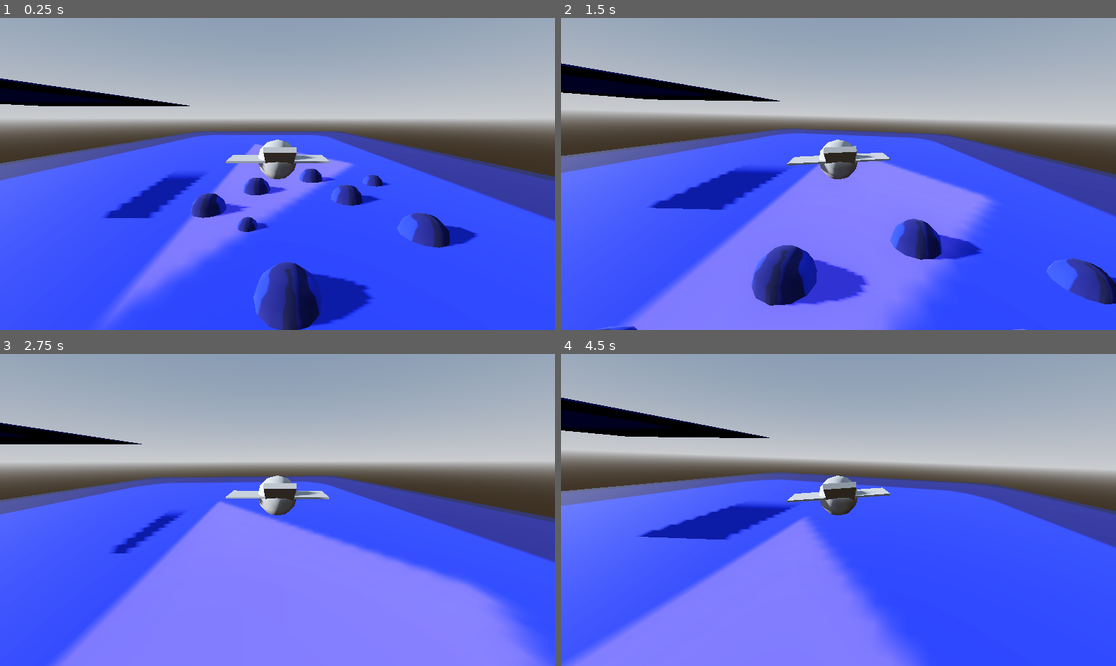
Above: before the commit, frames 1-4 (two rows, left to right).
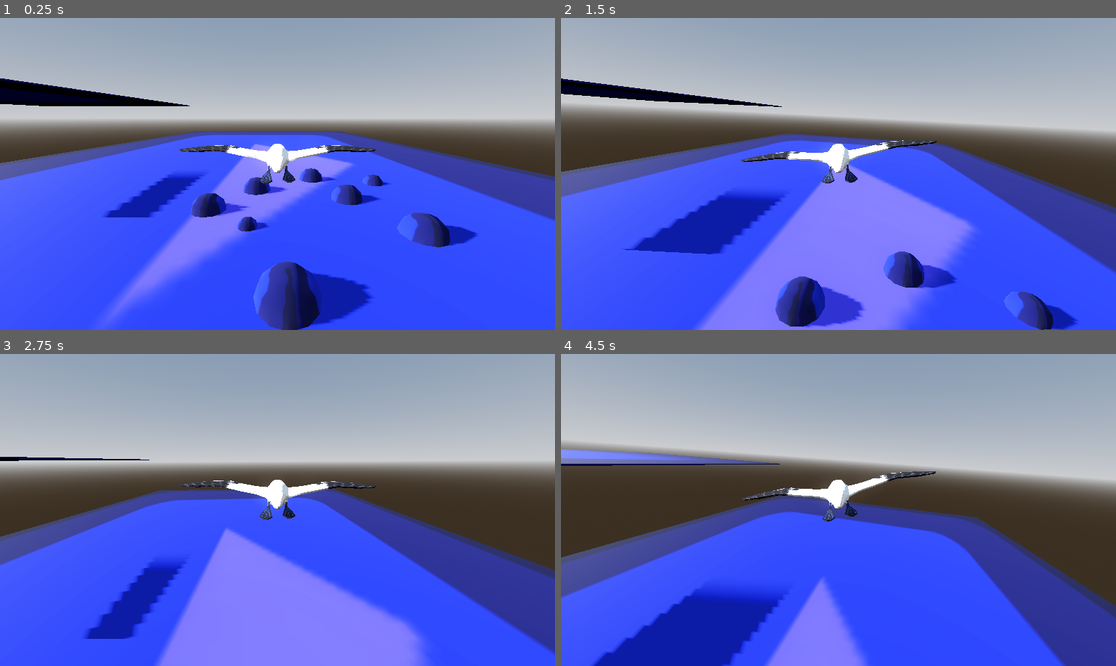
Above: after the commit, the same moments.

Repository: dreamfunicular/trianglegamejam26
Game: Godot game, scene res://BirdTestEnv.tscn
Two runs of this game, one before a commit and one after it. Both use one fixed random seed, a clock stepped at 60 frames per second and the inputs below. The project has no main scene, so this scene is started directly. The engine's default icon, where the game draws it, is replaced by a stand-in: a white triangle on a blue panel in a dark square.
Inputs (mouse positions are in pixels of both pictures, inside the frame that each line leads up to):
- Up to frame 1 (0.25 s): no input
- Up to frame 2 (1.5 s): tap Enter (ui_accept) at 0.5, 0.6, 0.77, 1.07, 1.35 s; move the mouse to (866, 174) at 0.52 s; move the mouse to (810, 174) at 1.27 s
- Up to frame 3 (2.75 s): tap Enter (ui_accept) at 1.52, 1.82, 2.1 s; move the mouse to (288, 503) at 2.02 s
- Up to frame 4 (4.5 s): move the mouse to (832, 516) at 2.77 s; tap Enter (ui_accept) at 2.85, 3.02, 3.32, 3.6, 3.77, 4.07, 4.35 s; move the mouse to (877, 513) at 3.52 s; move the mouse to (794, 506) at 4.27 s

The runs differ from the first frame. In frame 1, 1.9% of the frame differs, in the area x 0-100%, y 19-100%; in frame 2, 36%; in frame 3, 35%; in frame 4, 46%, in the area x 0-100%, y 14-100%.

Commit message:
anim start

Diff:
--- /dev/null
+++ b/Objects/Player/Gannet/GannetModel.tscn
@@ -0,0 +1,62 @@
+[gd_scene load_steps=10 format=3 uid="uid://bbs4qg2o8ouf0"]
+
+[ext_resource type="PackedScene" uid="uid://clijbc83dvs46" path="res://Objects/Player/Gannet/Gannet.glb" id="1_f44ki"]
+[ext_resource type="Script" uid="uid://cr3fg27t5ir3a" path="res://Objects/Player/Gannet/gannet_model.gd" id="2_2yy71"]
+
+[sub_resource type="AnimationNodeAnimation" id="AnimationNodeAnimation_2yy71"]
+animation = &"Flap"
+
+[sub_resource type="AnimationNodeBlend2" id="AnimationNodeBlend2_f44ki"]
+
+[sub_resource type="AnimationNodeAnimation" id="AnimationNodeAnimation_de2vh"]
+animation = &"ArmatureAction"
+
+[sub_resource type="AnimationNodeAnimation" id="AnimationNodeAnimation_qqojt"]
+animation = &"Dive"
+
+[sub_resource type="AnimationNodeAnimation" id="AnimationNodeAnimation_8o1uc"]
+animation = &"ArmatureAction"
+
+[sub_resource type="AnimationNodeBlendSpace1D" id="AnimationNodeBlendSpace1D_c3qew"]
+blend_point_0/node = SubResource("AnimationNodeAnimation_de2vh")
+blend_point_0/pos = -1.0
+blend_point_1/node = SubResource("AnimationNodeAnimation_qqojt")
+blend_point_1/pos = 0.0
+blend_point_2/node = SubResource("AnimationNodeAnimation_8o1uc")
+blend_point_2/pos = 1.0
+
+[sub_resource type="AnimationNodeBlendTree" id="AnimationNodeBlendTree_bqfct"]
+graph_offset = Vector2(-226.21167, 44.622124)
+nodes/output/position = Vector2(580, 180)
+nodes/Flight/node = SubResource("AnimationNodeBlendSpace1D_c3qew")
+nodes/Flight/position = Vector2(120, 140)
+nodes/Animation/node = SubResource("AnimationNodeAnimation_2yy71")
+nodes/Animation/position = Vector2(140, 340)
+nodes/Flapping/node = SubResource("AnimationNodeBlend2_f44ki")
+nodes/Flapping/position = Vector2(400, 160)
+node_connections = [&"output", 0, &"Flapping", &"Flapping", 0, &"Flight", &"Flapping", 1, &"Animation"]
+
+[node name="Gannet2" instance=ExtResource("1_f44ki")]
+script = ExtResource("2_2yy71")
+
+[node name="Skeleton3D" parent="Armature" index="0"]
+bones/0/position = Vector3(2.660761e-18, 0.01867144, 0.13660602)
+bones/1/position = Vector3(0.11648273, 0.1391724, 0.0075775674)
+bones/1/rotation = Quaternion(0.058740012, -0.02631928, -0.6146367, 0.7861797)
+bones/2/rotation = Quaternion(-0.06933947, 0.0070144474, -0.16006532, 0.98464304)
+bones/3/position = Vector3(2.95846e-16, 0.3842527, 0.0143469935)
+bones/3/rotation = Quaternion(-0.16721675, 6.601417e-17, 4.7042784e-17, 0.9859202)
+bones/4/rotation = Quaternion(-4.3689205e-08, 0.03186405, 0.9994922, -1.3928192e-09)
+bones/5/rotation = Quaternion(-0.998412, 3.725055e-16, -3.46354e-17, 0.05633404)
+bones/6/rotation = Quaternion(0.044610195, 0.0017532028, -0.03923113, 0.9982324)
+bones/7/position = Vector3(-0.11648273, 0.1391724, 0.0075775674)
+bones/7/rotation = Quaternion(0.058740012, 0.02631928, 0.6146367, 0.7861797)
+bones/8/rotation = Quaternion(-0.06933947, -0.0070144474, 0.16006532, 0.98464304)
+bones/9/rotation = Quaternion(-0.99659526, 3.7150545e-16, -4.498248e-17, 0.08245018)
+bones/10/rotation = Quaternion(0.044610195, -0.0017531994, 0.039231136, 0.9982324)
+
+[node name="AnimationTree" type="AnimationTree" parent="." index="2"]
+tree_root = SubResource("AnimationNodeBlendTree_bqfct")
+anim_player = NodePath("../AnimationPlayer")
+parameters/Flight/blend_position = 1.0
+parameters/Flapping/blend_amount = 0.0
--- /dev/null
+++ b/Objects/Player/Gannet/gannet_model.gd
@@ -0,0 +1,4 @@
+extends Node3D
+
+func get_anim_tree() -> AnimationTree:
+	return $AnimationTree
--- a/Objects/Player/Player.tscn
+++ b/Objects/Player/Player.tscn
@@ -1,19 +1,26 @@
-[gd_scene load_steps=3 format=3 uid="uid://soq3fq6874f5"]
+[gd_scene load_steps=4 format=3 uid="uid://soq3fq6874f5"]
 
 [ext_resource type="Script" uid="uid://biqy6yp0qk8r4" path="res://Objects/Player/player.gd" id="1_xhfnw"]
+[ext_resource type="PackedScene" uid="uid://bbs4qg2o8ouf0" path="res://Objects/Player/Gannet/GannetModel.tscn" id="2_oansn"]
 
 [sub_resource type="SphereShape3D" id="SphereShape3D_0rwas"]
 
 [node name="Player" type="CharacterBody3D"]
 script = ExtResource("1_xhfnw")
+flightBlendPath = "parameters/Flight/blend_position"
+flappingBlendPath = "parameters/Flapping/blend_amount"
 
 [node name="PlayerCollision" type="CollisionShape3D" parent="."]
 shape = SubResource("SphereShape3D_0rwas")
 
 [node name="PitchPivot" type="Node3D" parent="."]
 
+[node name="Gannet2" parent="PitchPivot" instance=ExtResource("2_oansn")]
+transform = Transform3D(3, 0, 0, 0, 3, 0, 0, 0, 3, 0, 0, 0)
+
 [node name="Placeholder" type="CSGCombiner3D" parent="PitchPivot"]
 transform = Transform3D(-4.371139e-08, 0, 1, 0, 1, 0, -1, 0, -4.371139e-08, 0, 0, 0)
+visible = false
 
 [node name="CSGSphere3D" type="CSGSphere3D" parent="PitchPivot/Placeholder"]
 
--- a/Objects/Player/player.gd
+++ b/Objects/Player/player.gd
@@ -1,23 +1,26 @@
 extends CharacterBody3D
 
-const GRAV = -9.8
+const GRAV = -15.0
 
 const CAMERA_ROLL_PERCENT = 0.5
 
-const ROLL_SENSE = 0.001
+const ROLL_SENSE = 0.002
 const ROLL_NORMALIZE_SPEED = 4
 
 const MOUSE_SENSE = 0.003
 
 @onready var pitch_pivot = $PitchPivot
 @onready var camera = $PitchPivot/Camera3D
-@onready var model = $PitchPivot/Placeholder
+@onready var model = $PitchPivot/Gannet2
 
 # Camera settings (COME BACK TO THESE FOR SPEED STUFF)
 const CAMERA_DISTANCE = 5.0
 const CAMERA_HEIGHT = 1.0
 
 var roll : float = 0.0
+
+@export var flightBlendPath: String
+@export var flappingBlendPath: String
 
 func _ready():
 	Input.mouse_mode = Input.MOUSE_MODE_CAPTURED
@@ -30,11 +33,14 @@
 		rotate_y(-event.relative.x * MOUSE_SENSE)
 		pitch_pivot.rotate_x(-event.relative.y * MOUSE_SENSE)
 		roll += event.relative.x * ROLL_SENSE
-		#rotation.x = clamp(rotation.x, -PI/2, PI/2) # Uncomment to disable upside down flying
 
 func _physics_process(delta) -> void:
-	roll = clamp(lerp(roll, 0.0, 1.0 - exp(-ROLL_NORMALIZE_SPEED * delta)), -PI/8, PI/8)
-	model.rotation.x = roll
+	var wing_amount = clamp(1.2 - pitch_pivot.global_transform.basis.z.normalized().y * 1.4, 0.0, 1.0)
+	model.get_anim_tree().set(flightBlendPath, wing_amount);
+	model.get_anim_tree().set(flappingBlendPath, 0)
+
+	roll = clamp(lerp(roll, 0.0, 1.0 - exp(-ROLL_NORMALIZE_SPEED * delta)), -PI/4, PI/4)
+	model.rotation.z = -roll
 	rotation.z = -roll * CAMERA_ROLL_PERCENT
 
 	velocity.y += GRAV * delta
@@ -45,9 +51,9 @@
 	var speed_weight = ease(min(velocity.length() / 20, 1.0), 0.3)
 	velocity = velocity.lerp(desired_dir * velocity.length(), speed_weight * 0.1 * 60 * delta)
 
-	var dot_weight = clamp(velocity.normalized().dot(desired_dir.normalized()), 0.05, 1.0) * 0.1
+	#var dot_weight = velocity.normalized().dot(desired_dir.normalized())
 
 	if Input.is_action_just_pressed("ui_accept"):
-		velocity = -transform.basis.z * 30.0
+		velocity = (-transform.basis.z + pitch_pivot.transform.basis.y).normalized() * 30.0
 
 	move_and_slide()
Binary file added: Objects/Player/Gannet/Gannet.glb
Not shown, added: Objects/Player/Gannet/Gannet.glb.import
Binary file added: Objects/Player/Gannet/Gannet_spr_gannet.png
Not shown, added: Objects/Player/Gannet/Gannet_spr_gannet.png.import
Not shown, added: Objects/Player/Gannet/gannet_model.gd.uid
